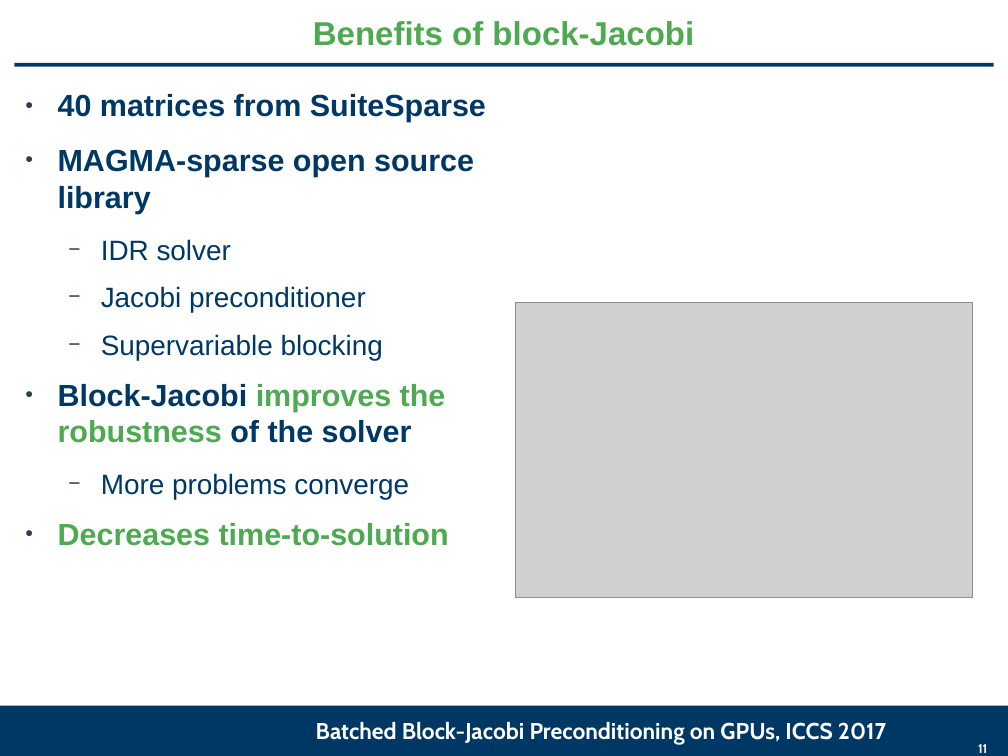
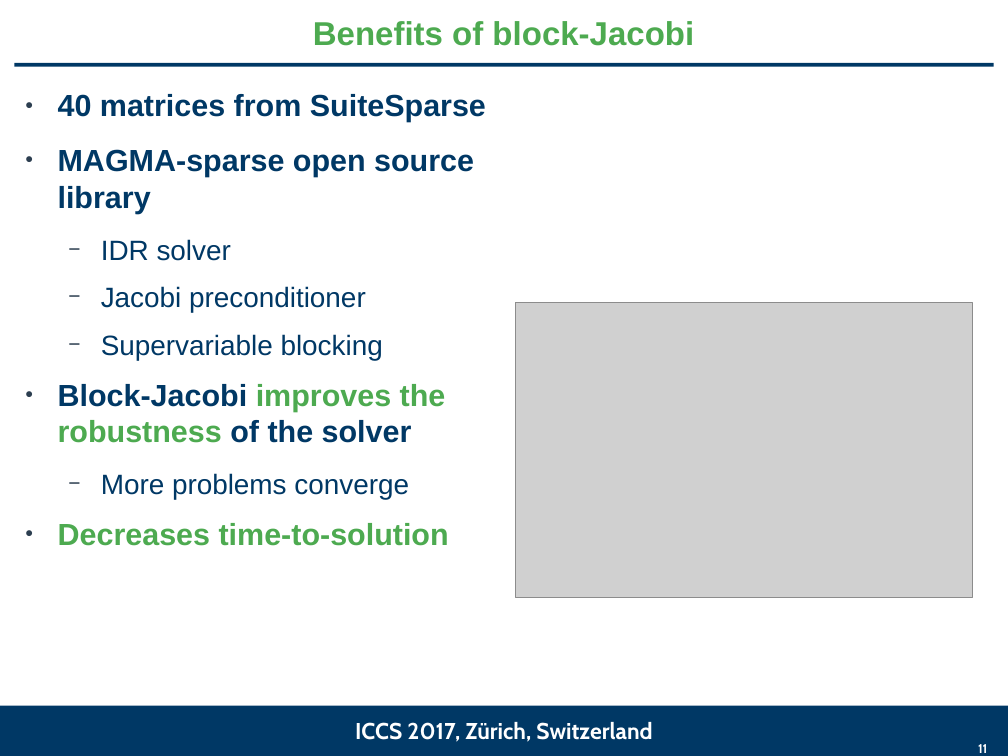
Before and after one commit to gflegar/talks, a slide deck: slide 11 of iccs_2017/slides.odp. Drawn at 1008x756 pixels with LibreOffice and Linux fonts; fonts in the diff are those of the drawing; grey boxes stand for pictures; background and template pictures are left out. Boxes give left, top, right and bottom in pixels: in the first picture for what was removed or moved away, otherwise in the second. Text is boxed around its words. In the diff, an @@ line names an element or a change of style, - is before the commit and + after.

```diff
--- a/iccs_2017/slides.odp
+++ b/iccs_2017/slides.odp
@@ text at box(355, 722, 652, 742): text changed @@
-Batched Block-Jacobi Preconditioning on GPUs, ICCS 2017
+ICCS 2017, Zürich, Switzerland
```
Also in this commit, not shown: 3 other slides changed, 2 other files.
